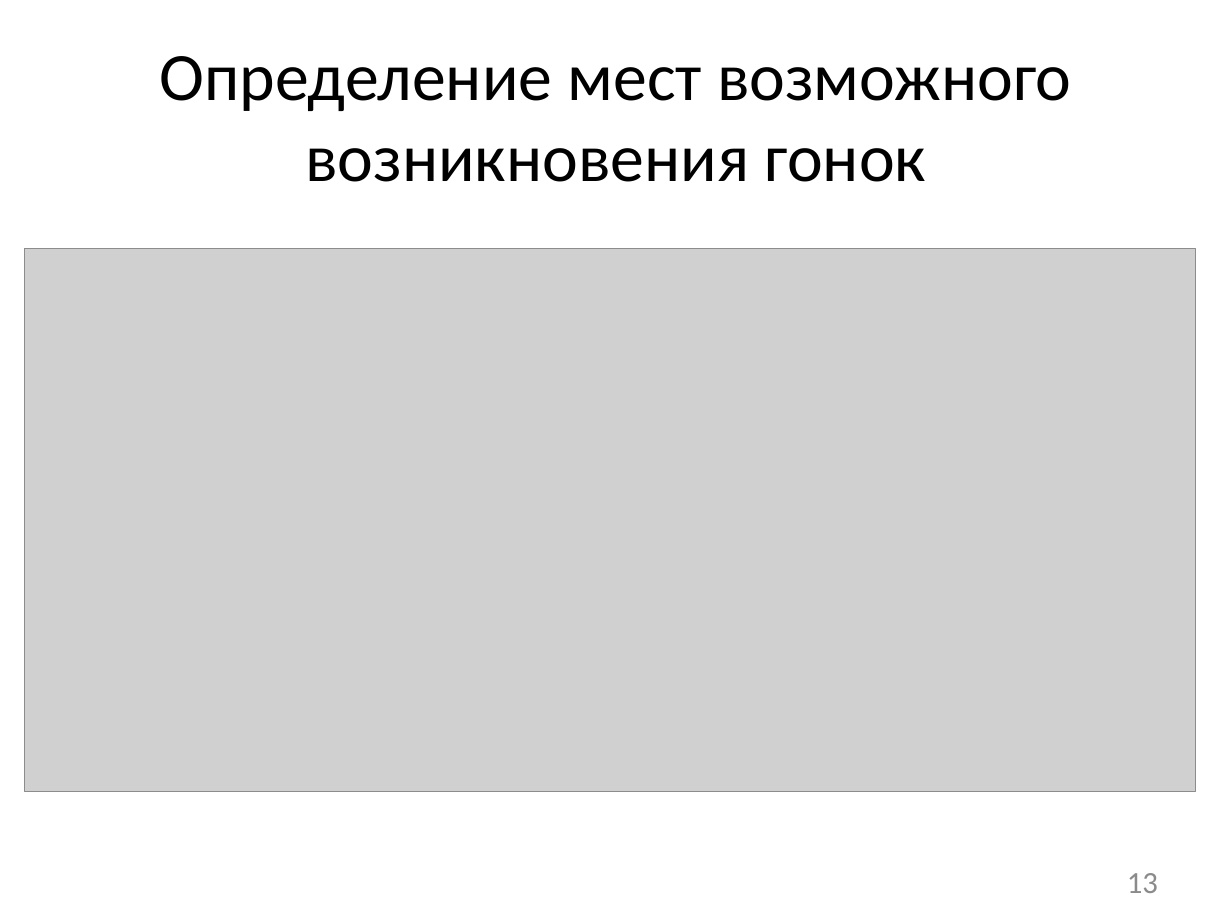
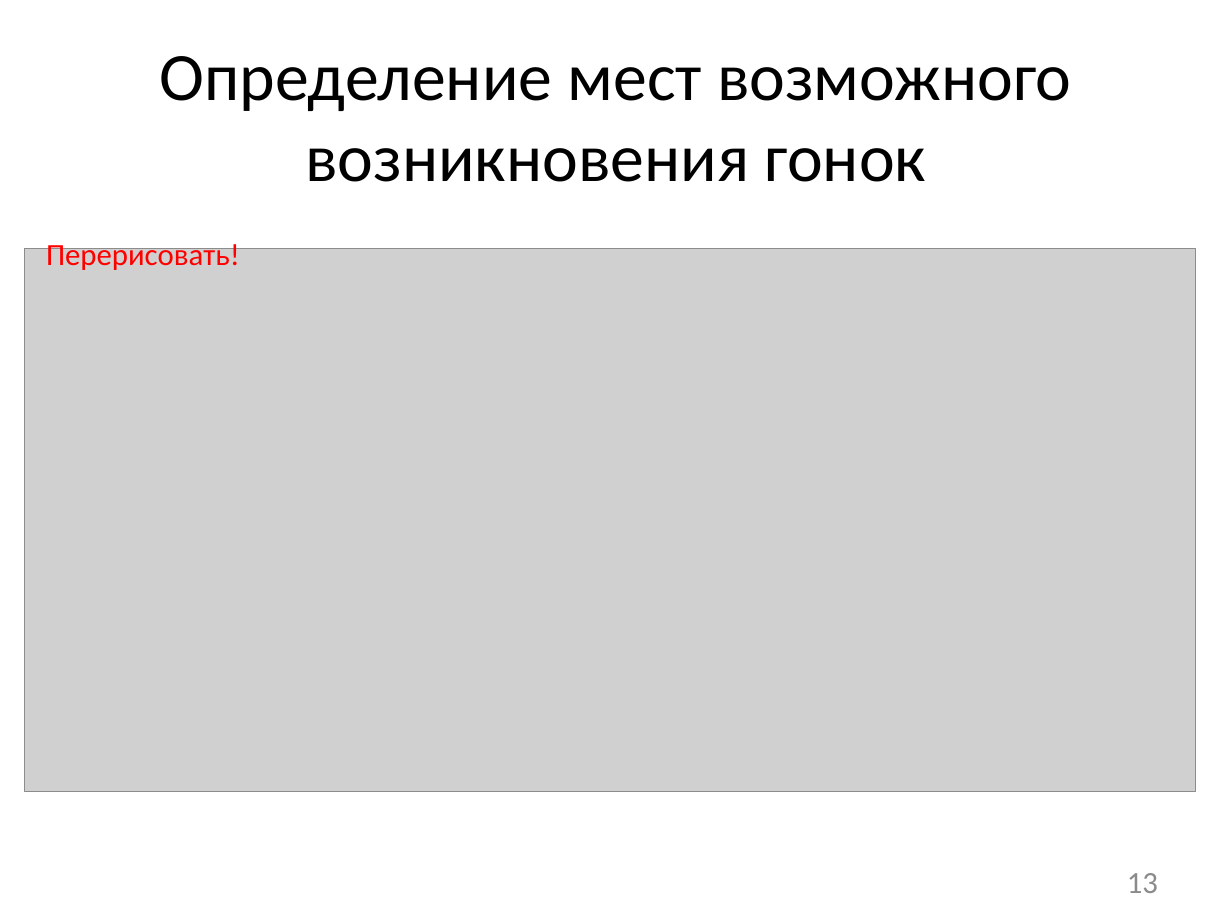
Before and after one commit to afrolovskiy/diplom, a slide deck: slide 13 of presentations/diplom/static race detection.pptx. Drawn at 1232x924 pixels with LibreOffice and Linux fonts; fonts in the diff are those of the drawing; grey boxes stand for pictures. Boxes give left, top, right and bottom in pixels: in the first picture for what was removed or moved away, otherwise in the second. Text is boxed around its words. In the diff, an @@ line names an element or a change of style, - is before the commit and + after.

```diff
--- a/presentations/diplom/static race detection.pptx
+++ b/presentations/diplom/static race detection.pptx
@@ text added at <box>46,240,240,270</box>, 18 pt, text #FF0000 @@
+Перерисовать!
```
Also in this commit, not shown: 3 other slides changed, 1 other file.
